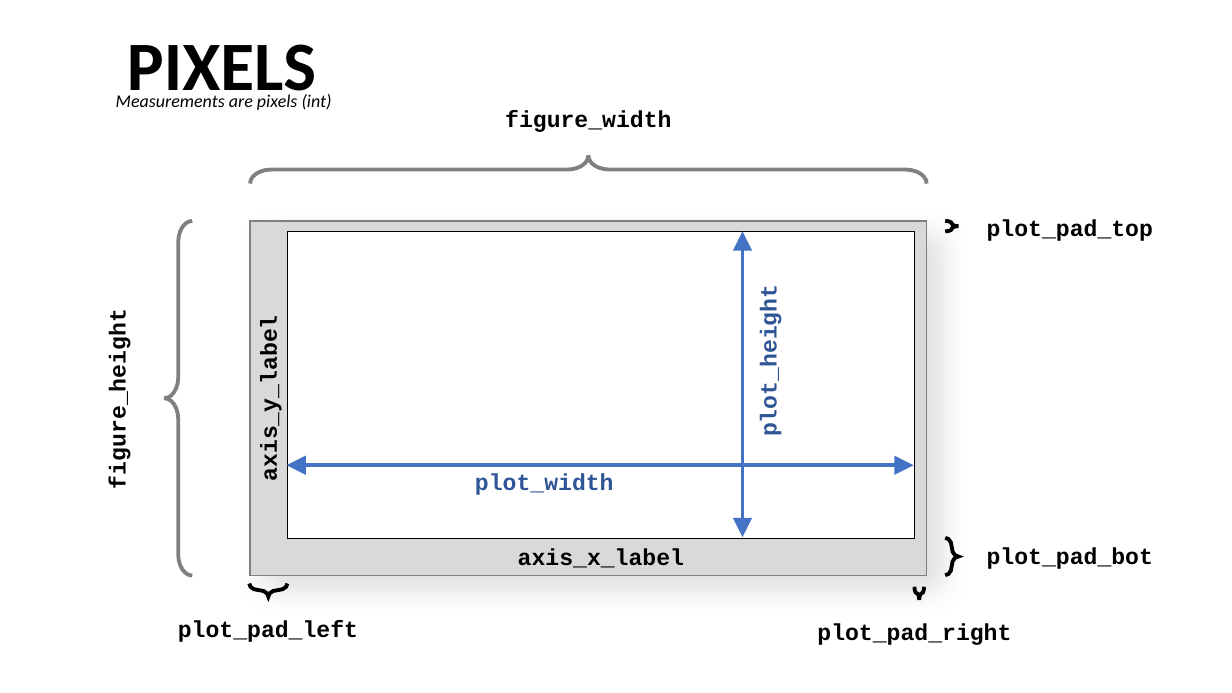
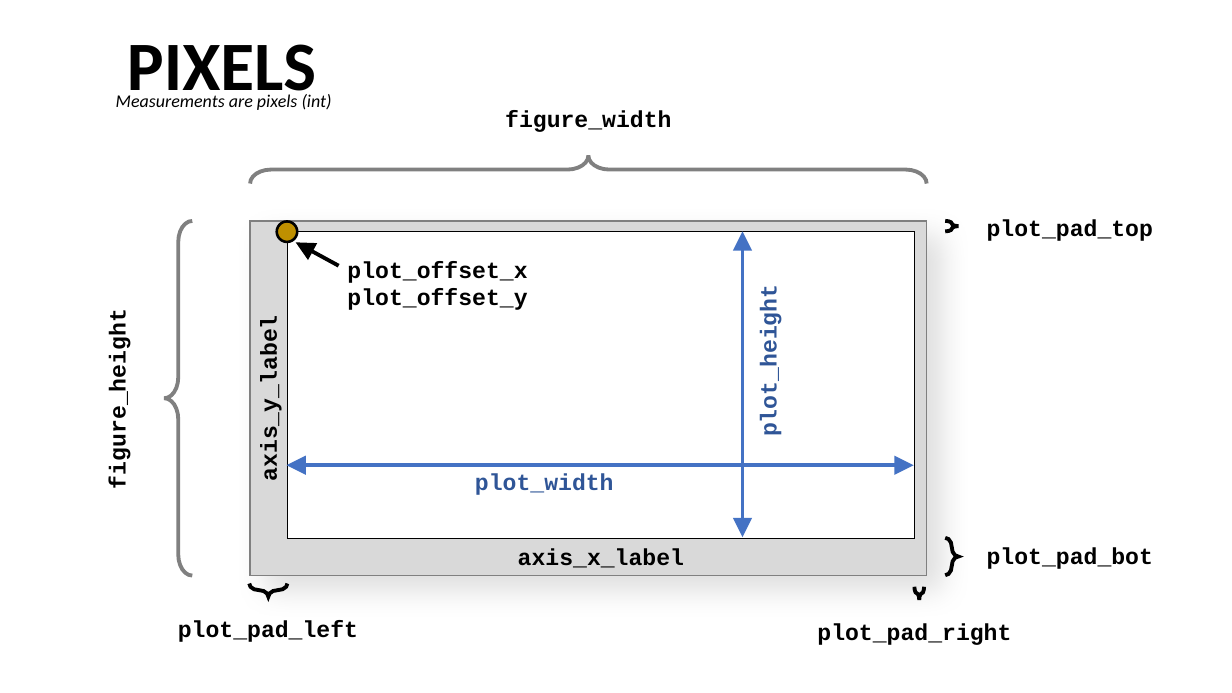
Before and after one commit to AchrafRahmouni/ScottPlot, a slide deck: slide 1 of doc/plan.pptx. Drawn at 1232x693 pixels with LibreOffice and Linux fonts; fonts in the diff are those of the drawing. Boxes give left, top, right and bottom in pixels: in the first picture for what was removed or moved away, otherwise in the second. Text is boxed around its words. In the diff, an @@ line names an element or a change of style, - is before the commit and + after.

```diff
--- a/doc/plan.pptx
+++ b/doc/plan.pptx
@@ ellipse added at box(277, 222, 298, 242), fill #BF9000, outline #000000 2 pt @@
@@ arrow added from (338, 266) to (296, 242), #000000 3 pt @@
@@ text added at box(347, 261, 527, 310), 18 pt, text #000000, bold @@
+plot_offset_x
+plot_offset_y
```
Also in this commit, not shown: 16 other files.
